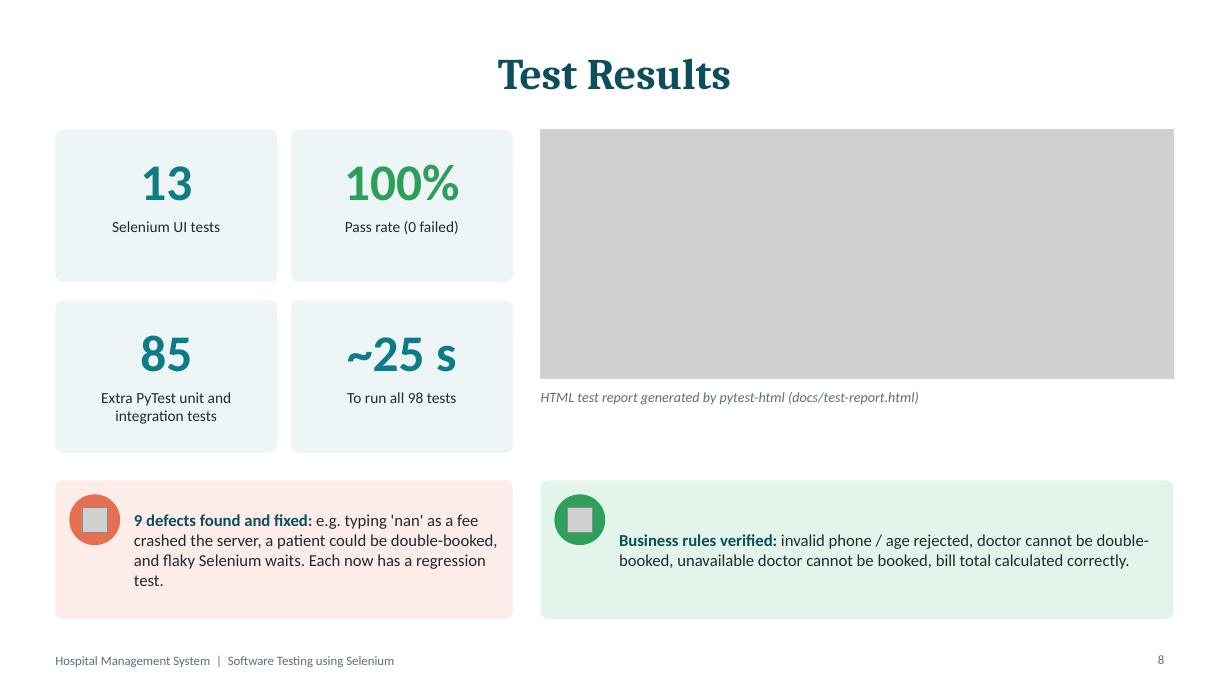
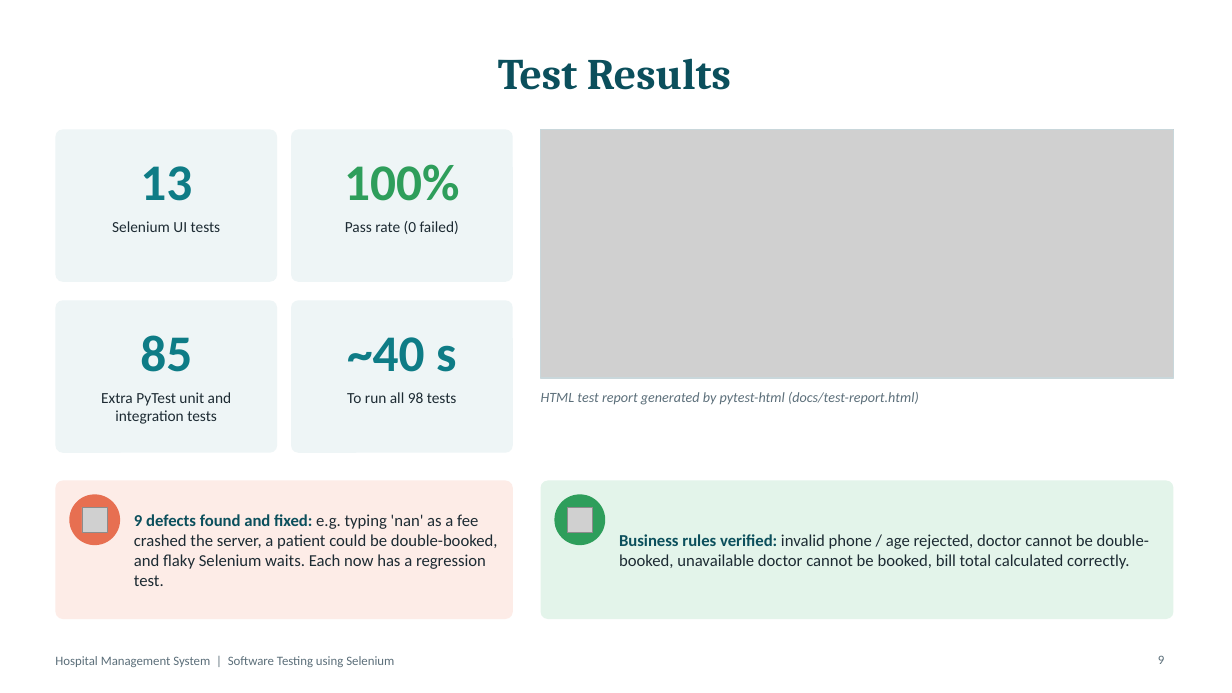
Before and after one commit to kssaichandan/hospital-managment-, a slide deck: slide 9 of presentation/Hospital_Management_System_Selenium_Testing.pptx (slide 8 before the commit). Drawn at 1232x693 pixels with LibreOffice and Linux fonts; fonts in the diff are those of the drawing; grey boxes stand for pictures. Boxes give left, top, right and bottom in pixels: in the first picture for what was removed or moved away, otherwise in the second. Text is boxed around its words. In the diff, an @@ line names an element or a change of style, - is before the commit and + after.

```diff
--- a/presentation/Hospital_Management_System_Selenium_Testing.pptx
+++ b/presentation/Hospital_Management_System_Selenium_Testing.pptx
@@ text at bbox=[347, 337, 456, 372]: text changed @@
-~25 s
+~40 s
```
Also in this commit, not shown: 1 other slide changed, 1 slide added, 49 other files.
